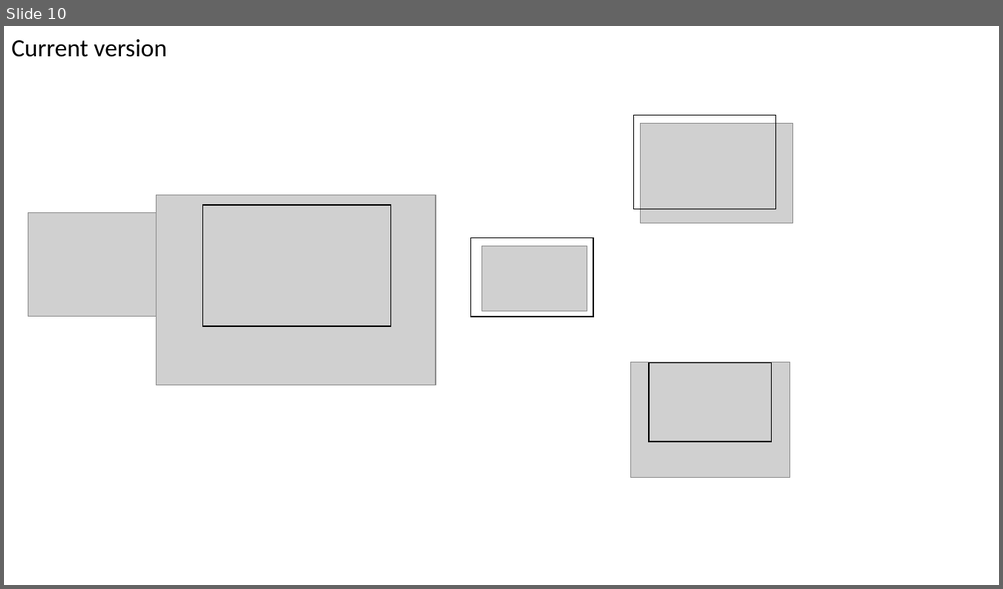
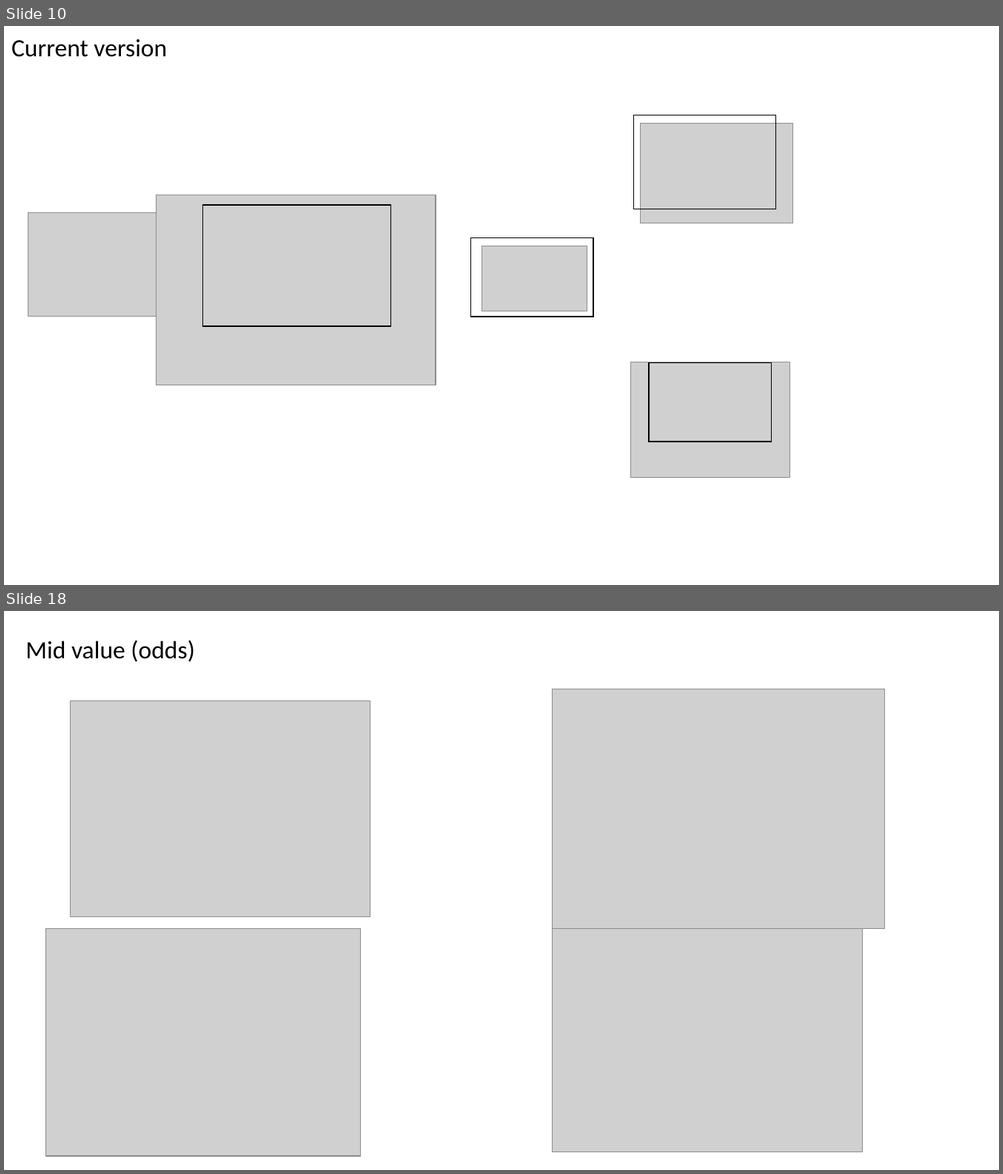
Before and after one commit to gpagnier/rampAnalysis, a slide deck: ShenhavLabMeeting10.29.pptx. Shown one above the other, each under a label of ours: slide 10 before the commit, slides 10 and 18 after it; the slides between them are not shown. The pictures are 1003x589 and 1003x1174 pixels, drawn with LibreOffice and Linux fonts; fonts in the diff are those of the drawing; grey boxes stand for pictures. Boxes give left, top, right and bottom in pixels: in the first picture for what was removed or moved away, otherwise in the second. Text is boxed around its words. In the diff, an @@ line names an element or a change of style, - is before the commit and + after.

```diff
--- a/ShenhavLabMeeting10.29.pptx
+++ b/ShenhavLabMeeting10.29.pptx
@@ slide 18 added at (x1=4, y1=611, x2=999, y2=1170), background #FFFFFF @@
@@ title added at (x1=25, y1=640, x2=194, y2=662), 24 pt, text #000000 @@
+Mid value (odds)
@@ picture added at (x1=552, y1=689, x2=885, y2=930) @@
@@ picture added at (x1=71, y1=701, x2=371, y2=917) @@
@@ picture added at (x1=45, y1=929, x2=361, y2=1156) @@
@@ picture added at (x1=552, y1=929, x2=862, y2=1153) @@
```
Also in this commit, not shown: 3 slides changed, 12 other slides added, 2 slides removed, 3 other files.
